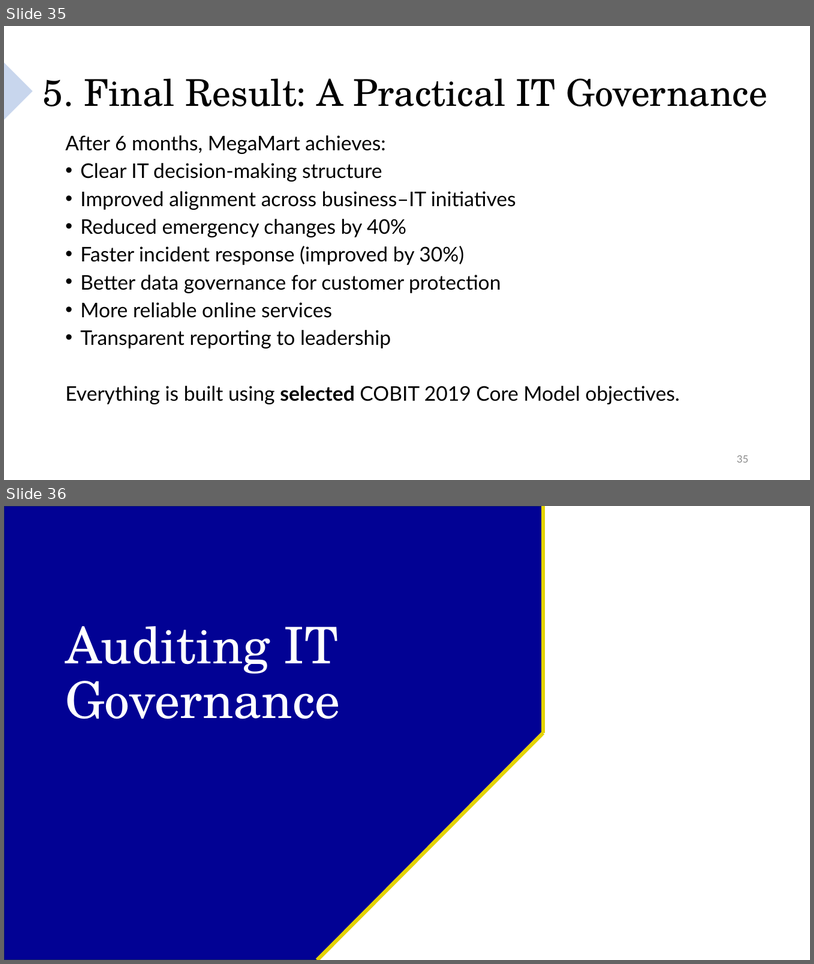
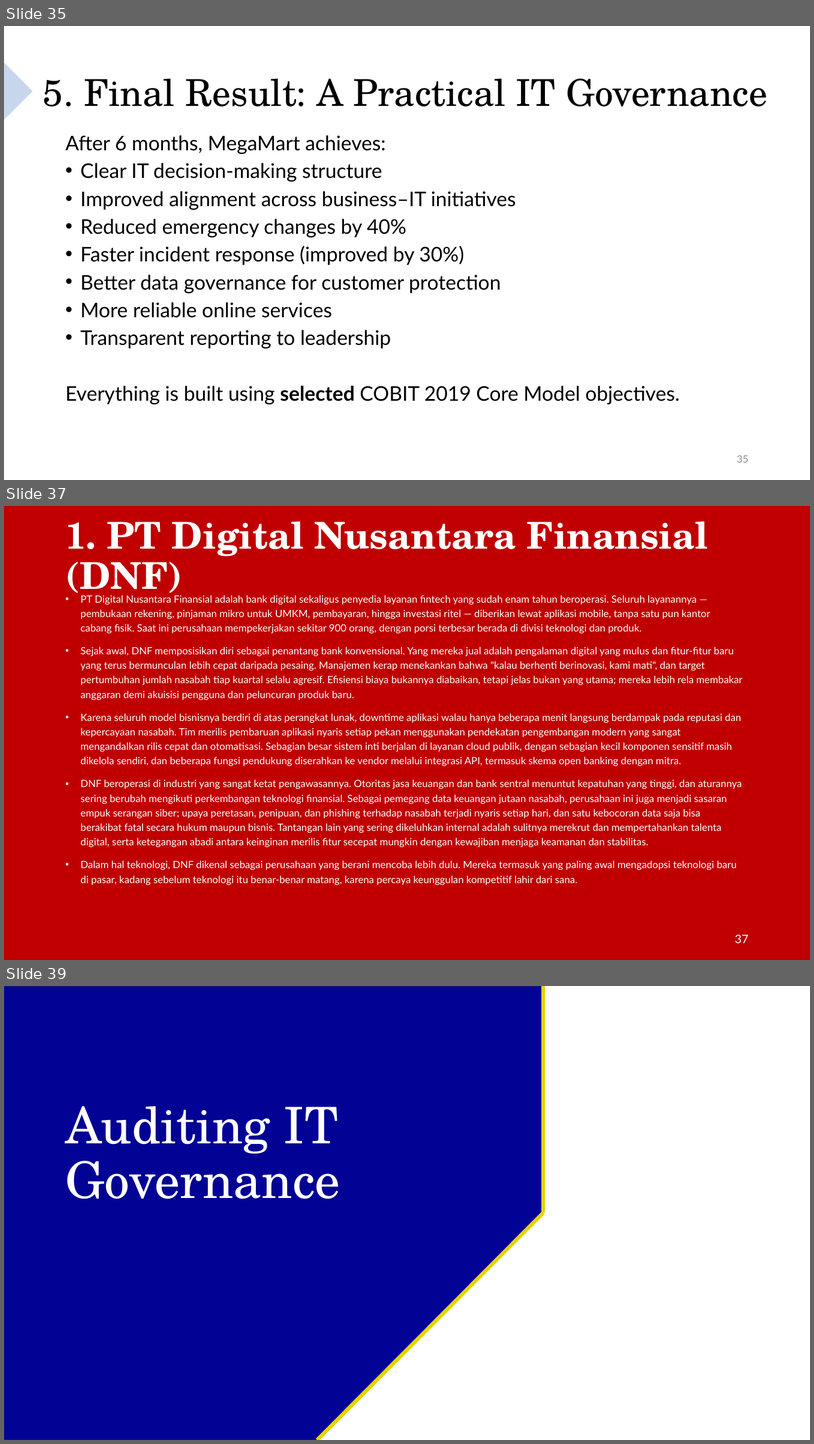
Before and after one commit to irfanradarma/Audit-SI, a slide deck: Slides/2026/02 - IT Governance Audit.pptx. Shown one above the other, each under a label of ours: slides 35 and 36 before the commit, slides 35, 37 and 39 after it; the slides between them are not shown. The pictures are 814x964 and 814x1444 pixels, drawn with LibreOffice and Linux fonts; fonts in the diff are those of the drawing; background and template pictures are left out. Boxes give left, top, right and bottom in pixels: in the first picture for what was removed or moved away, otherwise in the second. Text is boxed around its words. In the diff, an @@ line names an element or a change of style, - is before the commit and + after.

```diff
--- a/Slides/2026/02 - IT Governance Audit.pptx
+++ b/Slides/2026/02 - IT Governance Audit.pptx
@@ slide 37 added at <box>4,506,810,960</box>, background picture (left out) @@
@@ title added at <box>65,521,708,601</box>, 44 pt, text #FFFFFF, bold @@
+1. PT Digital Nusantara Finansial (DNF)
@@ text added at <box>81,595,743,885</box>, 12 pt, text #FFFFFF @@
+• PT Digital Nusantara Finansial adalah bank digital sekaligus penyedia layanan fintech yang sudah enam tahun beroperasi. Seluruh layanannya — pembukaan rekening, pinjaman mikro untuk UMKM, pembayaran, hingga investasi ritel — diberikan lewat aplikasi mobile, tanpa satu pun kantor cabang fisik. Saat ini perusahaan mempekerjakan sekitar 900 orang, dengan porsi terbesar berada di divisi teknologi dan produk.
+• Sejak awal, DNF memposisikan diri sebagai penantang bank konvensional. Yang mereka jual adalah pengalaman digital yang mulus dan fitur-fitur baru yang terus bermunculan lebih cepat daripada pesaing. Manajemen kerap menekankan bahwa "kalau berhenti berinovasi, kami mati", dan target pertumbuhan jumlah nasabah tiap kuartal selalu agresif. Efisiensi biaya bukannya diabaikan, tetapi jelas bukan yang utama; mereka lebih rela membakar anggaran demi akuisisi pengguna dan peluncuran produk baru.
+• Karena seluruh model bisnisnya berdiri di atas perangkat lunak, downtime aplikasi walau hanya beberapa menit langsung berdampak pada reputasi dan kepercayaan nasabah. Tim merilis pembaruan aplikasi nyaris setiap pekan menggunakan pendekatan pengembangan modern yang sangat mengandalkan rilis cepat dan otomatisasi. Sebagian besar sistem inti berjalan di layanan cloud publik, dengan sebagian kecil komponen sensitif masih dikelola sendiri, dan beberapa fungsi pendukung diserahkan ke vendor melalui integrasi API, termasuk skema open banking dengan mitra.
+• DNF beroperasi di industri yang sangat ketat pengawasannya. Otoritas jasa keuangan dan bank sentral menuntut kepatuhan yang tinggi, dan aturannya sering berubah mengikuti perkembangan teknologi finansial. Sebagai pemegang data keuangan jutaan nasabah, perusahaan ini juga menjadi sasaran empuk serangan siber; upaya peretasan, penipuan, dan phishing terhadap nasabah terjadi nyaris setiap hari, dan satu kebocoran data saja bisa berakibat fatal secara hukum maupun bisnis. Tantangan lain yang sering dikeluhkan internal adalah sulitnya merekrut dan mempertahankan talenta digital, serta ketegangan abadi antara keinginan merilis fitur secepat mungkin dengan kewajiban menjaga keamanan dan stabilitas.
+• Dalam hal teknologi, DNF dikenal sebagai perusahaan yang berani mencoba lebih dulu. Mereka termasuk yang paling awal mengadopsi teknologi baru di pasar, kadang sebelum teknologi itu benar-benar matang, karena percaya keunggulan kompetitif lahir dari sana.
@@ page number added at <box>735,934,749,943</box>, 14 pt, text #FFFFFF @@
+37
@@ what was slide 36 is now slide 39 @@
```
Also in this commit, not shown: 1 slide changed, 2 other slides added, 2 other files.
